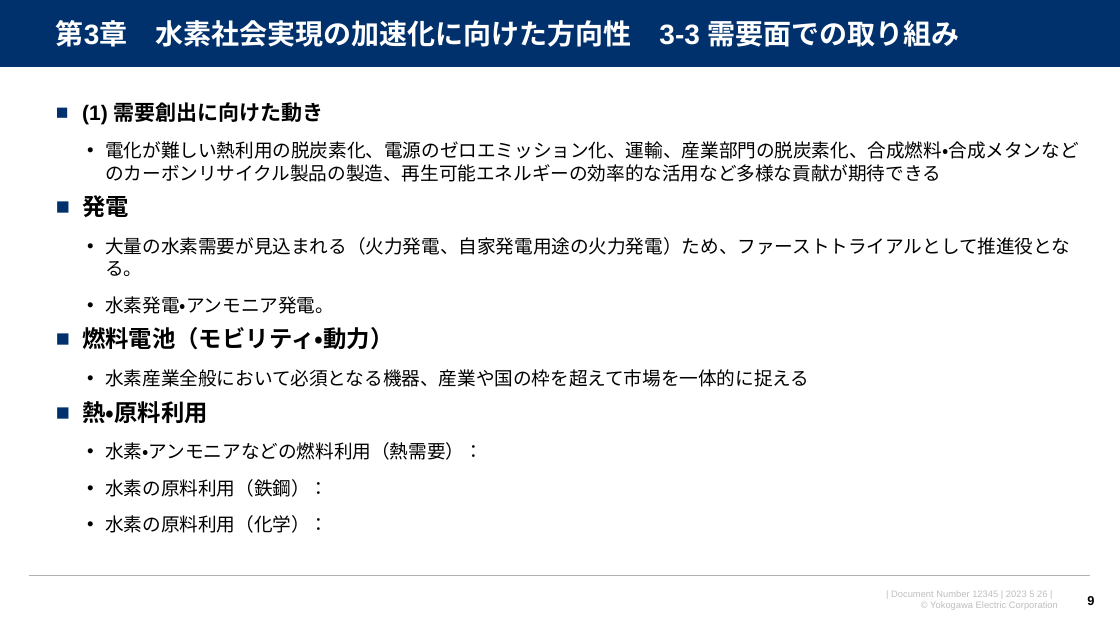
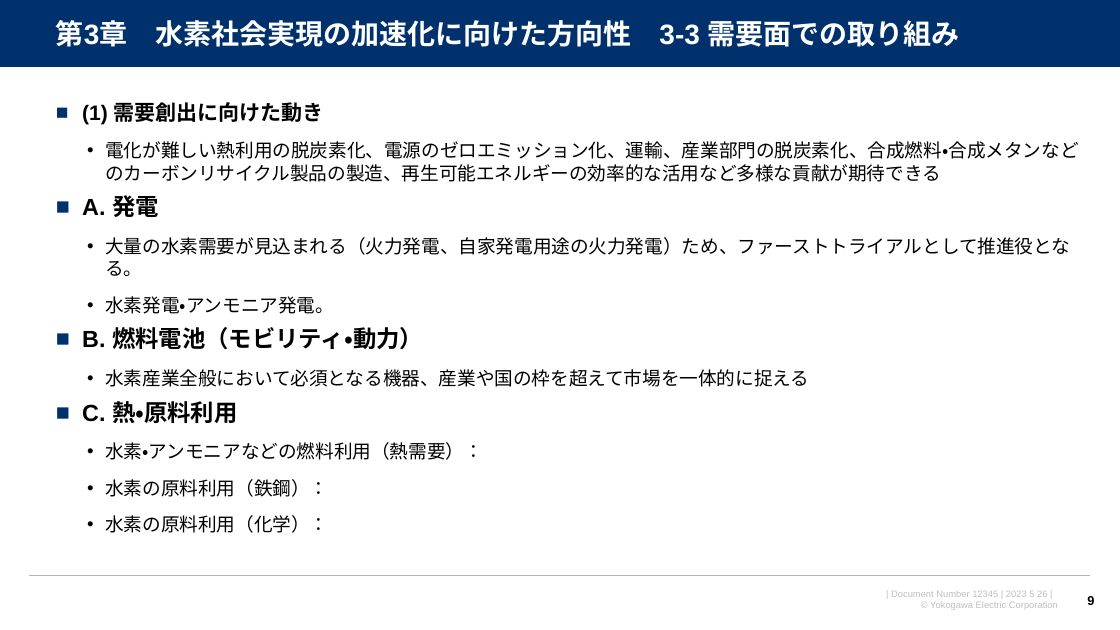
Before and after one commit to watarukumagai-git/opt, a slide deck: slide 9 of yamanashi/水素基本戦略.pptx. Drawn at 1120x630 pixels with LibreOffice and Linux fonts; fonts in the diff are those of the drawing; background and template pictures are left out. Boxes give left, top, right and bottom in pixels: in the first picture for what was removed or moved away, otherwise in the second. Text is boxed around its words. In the diff, an @@ line names an element or a change of style, - is before the commit and + after.

```diff
--- a/yamanashi/水素基本戦略.pptx
+++ b/yamanashi/水素基本戦略.pptx
@@ text at (x1=82, y1=195, x2=159, y2=217): text changed @@
-■ 発電
+■ A. 発電
@@ text at (x1=82, y1=327, x2=423, y2=349): text changed @@
-■ 燃料電池（モビリティ・動力）
+■ B. 燃料電池（モビリティ・動力）
@@ text at (x1=82, y1=401, x2=238, y2=423): text changed @@
-■ 熱・原料利用
+■ C. 熱・原料利用
```
Also in this commit, not shown: 3 slides added.
